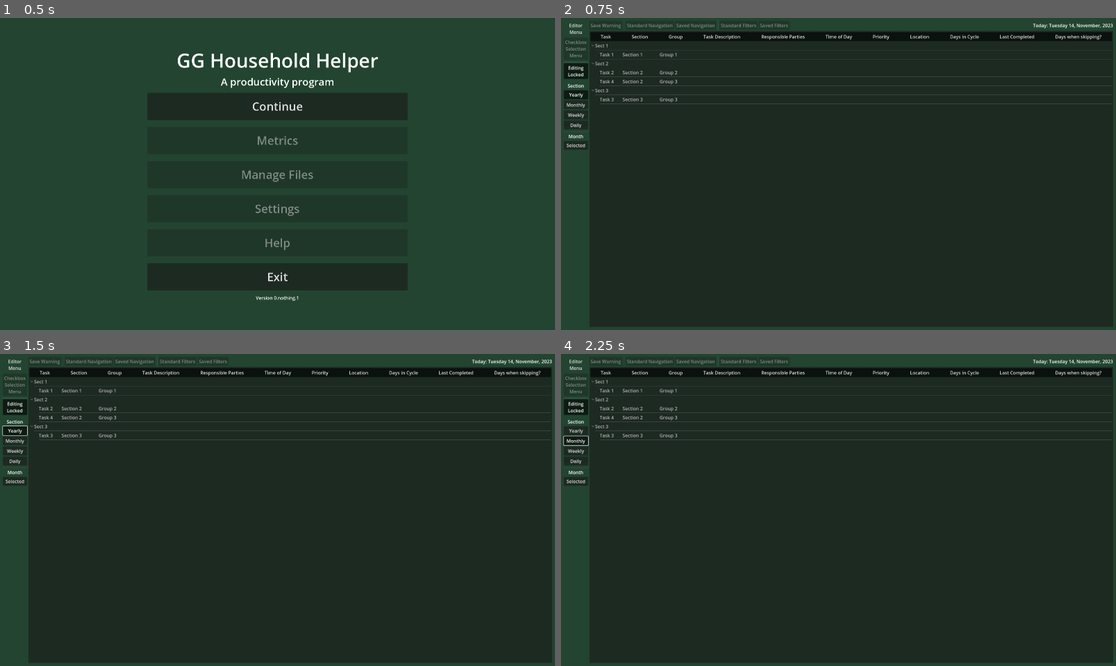
Above: before the commit, frames 1-4 (two rows, left to right).
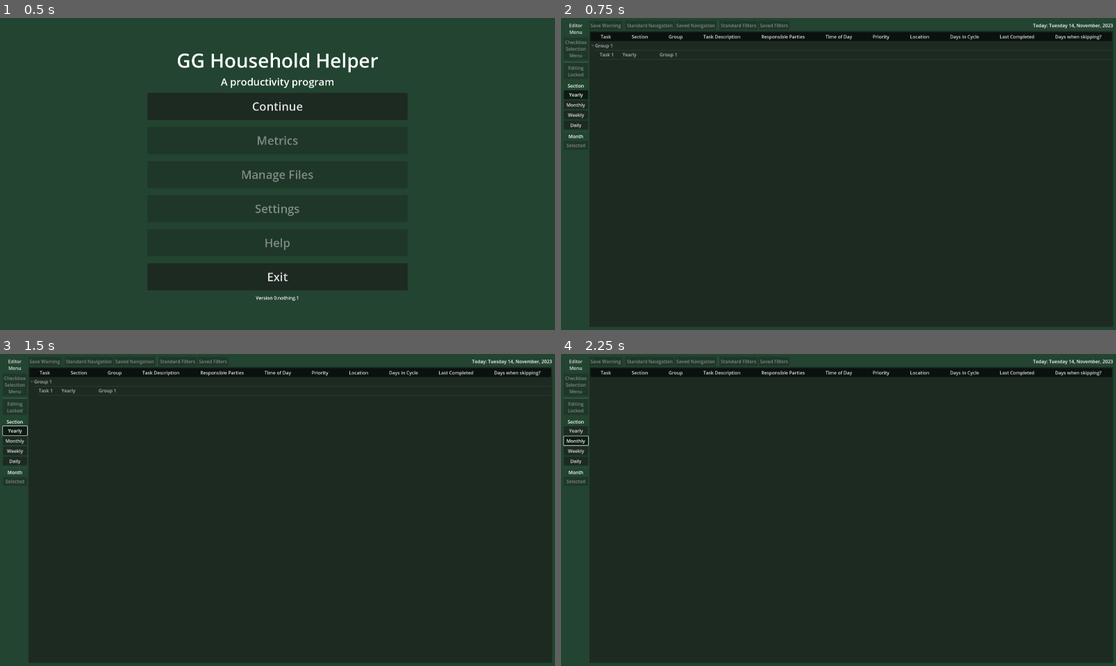
Above: after the commit, the same moments.

Repository: Phoenix-Greenleaf/GG-Household-Helper
Game: Godot game, scene res://scenes/screens/main_menu.tscn
Same seed, same stepped clock (60 frames per second), same inputs: the game is played once before the commit and once after it.
Inputs:
- Up to frame 1 (0.5 s): no input
- Up to frame 2 (0.75 s): click "Continue" at 0.5 s
- Up to frame 3 (1.5 s): click "Yearly" at 1.25 s
- Up to frame 4 (2.25 s): click "Monthly" at 2 s

Frame 1 is identical in both runs. In frame 2, 1.3% of the frame differs, in the area x 0-100%, y 8-42%; in frame 3, 1.3%; in frame 4, 1.3%.

Commit message:
Tree importer and swapper successful!
We can now convert from csv to "smart arrays" to treeitems, and swap between sections with toggle buttons. Groups are generated from the individual sections' collections dynamically. I was also correct that the tree's headings are not reset when the tree's items are.

Diff:
--- a/data/data_global.gd
+++ b/data/data_global.gd
@@ -72,25 +72,25 @@
 
 var task_one: Array = [
 	"Task 1",
-	"Section 1",
+	"Yearly",
 	"Group 1",
 ]
 
 var task_two: Array = [
 	"Task 2",
-	"Section 2",
+	"Weekly",
 	"Group 2",
 ]
 
 var task_three: Array = [
 	"Task 3",
-	"Section 3",
+	"Weekly",
 	"Group 3",
 ]
 
 var task_four: Array = [
 	"Task 4",
-	"Section 2",
+	"Daily",
 	"Group 3",
 ]
 
--- a/data/screens/table_tree.gd
+++ b/data/screens/table_tree.gd
@@ -25,7 +25,7 @@
 
 
 
-
+var current_toggled_section: int = DataGlobal.Section.YEARLY
 
 # arrays for the number of checkboxes
 var month_header: Array
@@ -40,15 +40,21 @@
 var number_of_columns: int
 var number_of_rows: int
 
-var section_1: Array
-var section_2: Array
-var section_3: Array
-
-var sections_array: Array = [[section_1],[section_2],[section_3]]
-var groups: Array
-var tree_address: Array
-
-enum {SECTION_COLUMN = 1}
+var yearly_section: Array
+var monthly_section: Array
+var weekly_section: Array
+var daily_section: Array
+
+var yearly_groups: Array
+var monthly_groups: Array
+var weekly_groups: Array
+var daily_groups: Array
+
+#var sections_array: Array = [[section_1],[section_2],[section_3]]
+#var groups: Array
+var tree_address: Array # for get_all_tree_items / print_human_tree
+
+enum {SECTION_COLUMN = 1, GROUP_COLUMN = 2}
 
 
 
@@ -56,38 +62,71 @@
 	create_new_blank_tree()
 
 
-func create_new_blank_tree():
+
+
+
+func create_new_blank_tree(): #initializes on yearly, could be a setting
 	number_of_rows = DataGlobal.test_data_array.size()
 	prints("Number of rows:", number_of_rows)
-	DataGlobal.print_test_array()
-
+#	DataGlobal.print_test_array()
 	dumb_to_smart_array(DataGlobal.test_data_array)
 	set_table_headers()
-
+#	group_and_assign() #the previous version
+	new_assign_by_group("Yearly")
+
+
+func switch_sections(new_section: String):
+	clear_current_tree()
+	new_assign_by_group(new_section)
+
+
+
+
+func new_assign_by_group(section_to_assign: String):
 	var root: TreeItem = create_item()
-	var tree_section_1: TreeItem = root.create_child()
-	var tree_section_2: TreeItem = root.create_child()
-	var tree_section_3: TreeItem = root.create_child()
-	tree_section_1.set_text(0, "Sect 1")
-	tree_section_2.set_text(0, "Sect 2")
-	tree_section_3.set_text(0, "Sect 3")
-
-	for row_loop in section_1.size():
-		var child: TreeItem = tree_section_1.create_child()
-		for column_loop in section_1[row_loop].size():
-			child.set_text(column_loop, section_1[row_loop][column_loop])
-#			prints("S1 Loop: Row", row_loop, ", Col", column_loop, ", Item", section_1[row_loop][column_loop])
-
-	for row_loop in section_2.size():
-		var child: TreeItem = tree_section_2.create_child()
-		for column_loop in section_2[row_loop].size():
-			child.set_text(column_loop, section_2[row_loop][column_loop])
-
-	for row_loop in section_3.size():
-		var child: TreeItem = tree_section_3.create_child()
-		for column_loop in section_3[row_loop].size():
-			child.set_text(column_loop, section_3[row_loop][column_loop])
-
+	var tree_groups: Dictionary = {}
+	match section_to_assign:
+		"Yearly":
+			for current_root_group in yearly_groups:
+				tree_groups[current_root_group] = root.create_child()
+				tree_groups[current_root_group].set_text(0, current_root_group)
+
+			for row_loop in yearly_section.size():
+				var current_assignment_group = yearly_section[row_loop][GROUP_COLUMN]
+				var child: TreeItem = tree_groups[current_assignment_group].create_child()
+				for column_loop in yearly_section[row_loop].size():
+					child.set_text(column_loop, yearly_section[row_loop][column_loop])
+		"Monthly":
+			for current_root_group in monthly_groups:
+				tree_groups[current_root_group] = root.create_child()
+				tree_groups[current_root_group].set_text(0, current_root_group)
+
+			for row_loop in monthly_section.size():
+				var current_assignment_group = monthly_section[row_loop][GROUP_COLUMN]
+				var child: TreeItem = tree_groups[current_assignment_group].create_child()
+				for column_loop in monthly_section[row_loop].size():
+					child.set_text(column_loop, monthly_section[row_loop][column_loop])
+		"Weekly":
+			for current_root_group in weekly_groups:
+				tree_groups[current_root_group] = root.create_child()
+				tree_groups[current_root_group].set_text(0, current_root_group)
+
+			for row_loop in weekly_section.size():
+				var current_assignment_group = weekly_section[row_loop][GROUP_COLUMN]
+				var child: TreeItem = tree_groups[current_assignment_group].create_child()
+				for column_loop in weekly_section[row_loop].size():
+					child.set_text(column_loop, weekly_section[row_loop][column_loop])
+		"Daily":
+			for current_creation_group in daily_groups:
+				tree_groups[current_creation_group] = root.create_child()
+				tree_groups[current_creation_group].set_text(0, current_creation_group)
+			for row_loop in daily_section.size():
+				var current_assignment_group = daily_section[row_loop][GROUP_COLUMN]
+				var child: TreeItem = tree_groups[current_assignment_group].create_child()
+				for column_loop in daily_section[row_loop].size():
+					child.set_text(column_loop, daily_section[row_loop][column_loop])
+		_:
+			print("Assignment Error: No Section Match")
 
 
 func get_all_tree_items(target: TreeItem = get_root(), level: int = 1):
@@ -108,13 +147,14 @@
 	number_of_columns = column_header.size()
 	prints("Columns:", number_of_columns)
 	self.columns = number_of_columns
-	var column: int = 0
-	for header in column_header:
-		set_column_title(column, header)
-		column += 1
-
-
-func delete_current_tree() -> void:
+	var current_column: int = 0
+	for header_string in column_header: #switch to default?
+		set_column_title(current_column, header_string)
+		current_column += 1
+
+
+func clear_current_tree() -> void:
+	# save some details to for restoring scroll position, etc. upon return
 	clear()
 
 
@@ -128,31 +168,87 @@
 func dumb_to_smart_array(target: Array):
 	column_header = target[0] #headers isolated
 
-	for item in target.size(): #section separation
-		if item != 0:  #skip the header row
-			print(target[item][SECTION_COLUMN])
-			match target[item][SECTION_COLUMN]:
-				"Section 1":
-					section_1.append(target[item])
-				"Section 2":
-					section_2.append(target[item])
-				"Section 3":
-					section_3.append(target[item])
+	for task_row in target.size(): #section separation
+		if task_row != 0:  #skip the header row
+			print(target[task_row][SECTION_COLUMN])
+			match target[task_row][SECTION_COLUMN]:
+				"Yearly":
+					yearly_section.append(target[task_row])
+					if not yearly_groups.has(target[task_row][GROUP_COLUMN]):
+						yearly_groups.append(target[task_row][GROUP_COLUMN])
+				"Monthly":
+					monthly_section.append(target[task_row])
+					if not monthly_groups.has(target[task_row][GROUP_COLUMN]):
+						monthly_groups.append(target[task_row][GROUP_COLUMN])
+				"Weekly":
+					weekly_section.append(target[task_row])
+					if not weekly_groups.has(target[task_row][GROUP_COLUMN]):
+						weekly_groups.append(target[task_row][GROUP_COLUMN])
+				"Daily":
+					daily_section.append(target[task_row])
+					if not daily_groups.has(target[task_row][GROUP_COLUMN]):
+						daily_groups.append(target[task_row][GROUP_COLUMN])
 				_:
 					print("You didn't say the magic word")
 
+
+
 func smart_to_dumb_array():
 	pass
 
 
 ##signal town
+##Tree Signals
 
 func _on_cell_selected() -> void:
 	var selected_cell: TreeItem = get_selected()
 	var selected_cell_column: int = get_selected_column()
-	print(selected_cell.get_text(selected_cell_column))
+	prints("Cell Selected:", selected_cell.get_text(selected_cell_column))
 
 
 func _on_column_title_clicked(column: int, _mouse_button_index: int) -> void:
 	var selected_column = get_column_title(column)
 	print(selected_column)
+
+
+
+## Section Selection signals
+
+func _on_yearly_button_toggled(button_pressed: bool) -> void:
+	if (button_pressed):
+		if current_toggled_section != DataGlobal.Section.YEARLY:
+			current_toggled_section = DataGlobal.Section.YEARLY
+			switch_sections("Yearly")
+			prints("Yearly Section Toggled")
+		else:
+			prints("ALREADY TOGGLED")
+
+
+func _on_monthly_button_toggled(button_pressed: bool) -> void:
+	if (button_pressed):
+		if current_toggled_section != DataGlobal.Section.MONTHLY:
+			current_toggled_section = DataGlobal.Section.MONTHLY
+			switch_sections("Monthly")
+			prints("Monthly Section Toggled")
+		else:
+			prints("ALREADY TOGGLED")
+
+
+func _on_weekly_button_toggled(button_pressed: bool) -> void:
+	if (button_pressed):
+		if current_toggled_section != DataGlobal.Section.WEEKLY:
+			current_toggled_section = DataGlobal.Section.WEEKLY
+			switch_sections("Weekly")
+			prints("Weekly Section Toggled")
+		else:
+			prints("ALREADY TOGGLED")
+
+
+func _on_daily_button_toggled(button_pressed: bool) -> void:
+	if (button_pressed):
+		if current_toggled_section != DataGlobal.Section.DAILY:
+			current_toggled_section = DataGlobal.Section.DAILY
+			switch_sections("Daily")
+			prints("Daily Section Toggled")
+		else:
+			prints("ALREADY TOGGLED")
--- a/scenes/screens/daily_editor.tscn
+++ /dev/null
@@ -1,14 +0,0 @@
-[gd_scene load_steps=2 format=3 uid="uid://3nehkk53qw08"]
-
-[ext_resource type="PackedScene" uid="uid://dcunatisg8ibr" path="res://scenes/screens/editor.tscn" id="1_n8i17"]
-
-[node name="DailyEditor" type="Control"]
-layout_mode = 3
-anchors_preset = 15
-anchor_right = 1.0
-anchor_bottom = 1.0
-grow_horizontal = 2
-grow_vertical = 2
-
-[node name="Editor" parent="." instance=ExtResource("1_n8i17")]
-layout_mode = 1
--- a/scenes/screens/editor.tscn
+++ b/scenes/screens/editor.tscn
@@ -71,6 +71,7 @@
 
 [node name="EditingLockButton" type="Button" parent="MainMargin/MainHBox/SideMenuVBox"]
 layout_mode = 2
+disabled = true
 toggle_mode = true
 button_pressed = true
 text = "Editing
@@ -119,6 +120,7 @@
 
 [node name="MonthSelectionButton" type="Button" parent="MainMargin/MainHBox/SideMenuVBox"]
 layout_mode = 2
+disabled = true
 text = "Selected"
 
 [node name="NonSideVBox" type="VBoxContainer" parent="MainMargin/MainHBox"]
@@ -174,5 +176,9 @@
 hide_root = true
 script = ExtResource("2_445hx")
 
+[connection signal="toggled" from="MainMargin/MainHBox/SideMenuVBox/YearlyButton" to="MainMargin/MainHBox/NonSideVBox/TableTree" method="_on_yearly_button_toggled"]
+[connection signal="toggled" from="MainMargin/MainHBox/SideMenuVBox/MonthlyButton" to="MainMargin/MainHBox/NonSideVBox/TableTree" method="_on_monthly_button_toggled"]
+[connection signal="toggled" from="MainMargin/MainHBox/SideMenuVBox/WeeklyButton" to="MainMargin/MainHBox/NonSideVBox/TableTree" method="_on_weekly_button_toggled"]
+[connection signal="toggled" from="MainMargin/MainHBox/SideMenuVBox/DailyButton" to="MainMargin/MainHBox/NonSideVBox/TableTree" method="_on_daily_button_toggled"]
 [connection signal="cell_selected" from="MainMargin/MainHBox/NonSideVBox/TableTree" to="MainMargin/MainHBox/NonSideVBox/TableTree" method="_on_cell_selected"]
 [connection signal="column_title_clicked" from="MainMargin/MainHBox/NonSideVBox/TableTree" to="MainMargin/MainHBox/NonSideVBox/TableTree" method="_on_column_title_clicked"]
--- a/scenes/screens/monthly_editor.tscn
+++ /dev/null
@@ -1,14 +0,0 @@
-[gd_scene load_steps=2 format=3 uid="uid://cmylh1vls3ekq"]
-
-[ext_resource type="PackedScene" uid="uid://dcunatisg8ibr" path="res://scenes/screens/editor.tscn" id="1_u2tms"]
-
-[node name="MonthlyEditor" type="Control"]
-layout_mode = 3
-anchors_preset = 15
-anchor_right = 1.0
-anchor_bottom = 1.0
-grow_horizontal = 2
-grow_vertical = 2
-
-[node name="Editor" parent="." instance=ExtResource("1_u2tms")]
-layout_mode = 1
--- a/scenes/screens/weekly_editor.tscn
+++ /dev/null
@@ -1,14 +0,0 @@
-[gd_scene load_steps=2 format=3 uid="uid://by8miy2fesnjm"]
-
-[ext_resource type="PackedScene" uid="uid://dcunatisg8ibr" path="res://scenes/screens/editor.tscn" id="1_78tc3"]
-
-[node name="WeeklyEditor" type="Control"]
-layout_mode = 3
-anchors_preset = 15
-anchor_right = 1.0
-anchor_bottom = 1.0
-grow_horizontal = 2
-grow_vertical = 2
-
-[node name="Editor" parent="." instance=ExtResource("1_78tc3")]
-layout_mode = 1
